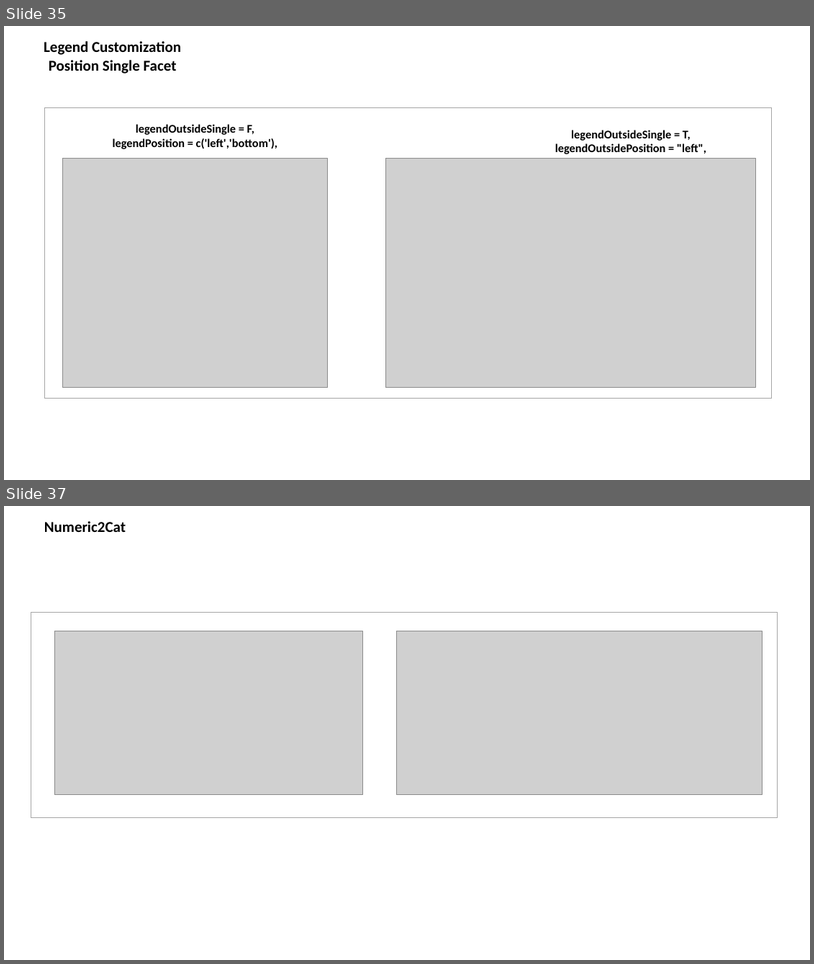
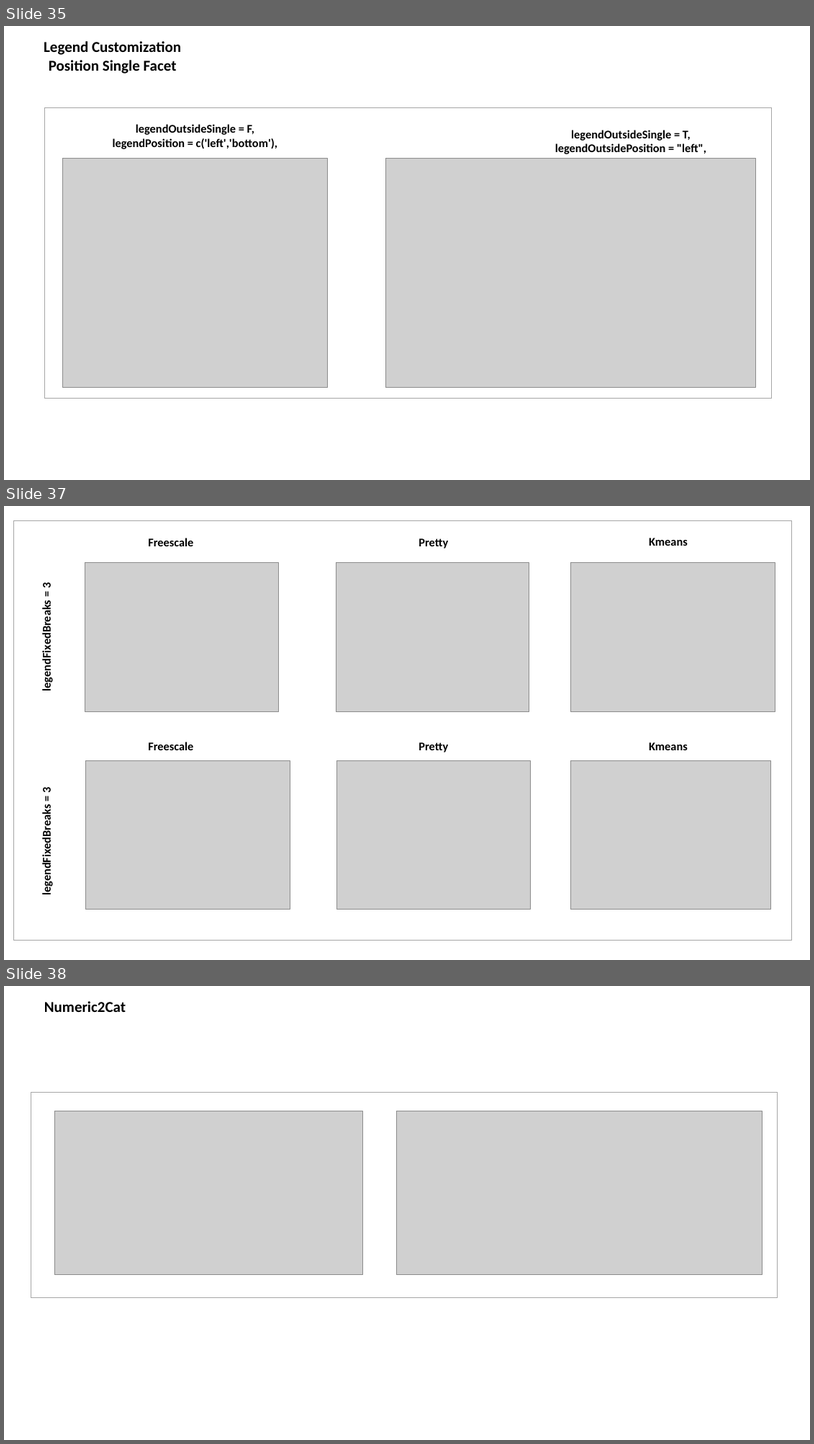
Before and after one commit to JGCRI/rmap, a slide deck: vignettes/vignetteFigs/00vignetteFigs.pptx. Shown one above the other, each under a label of ours: slides 35 and 37 before the commit, slides 35, 37 and 38 after it; the slides between them are not shown. The pictures are 814x964 and 814x1444 pixels, drawn with LibreOffice and Linux fonts; fonts in the diff are those of the drawing; grey boxes stand for pictures. Boxes give left, top, right and bottom in pixels: in the first picture for what was removed or moved away, otherwise in the second. Text is boxed around its words. In the diff, an @@ line names an element or a change of style, - is before the commit and + after.

Commit message:
Updating legend customization documentation

```diff
--- a/vignettes/vignetteFigs/00vignetteFigs.pptx
+++ b/vignettes/vignetteFigs/00vignetteFigs.pptx
@@ slide 37 added at bbox=[4, 506, 810, 960], background #FFFFFF @@
@@ rectangle added at bbox=[13, 520, 792, 939], outline #A6A6A6 1 pt @@
@@ text added at bbox=[148, 538, 193, 546], 14 pt, text #000000, bold @@
+Freescale
@@ text added at bbox=[419, 538, 448, 548], 14 pt, text #000000, bold @@
+Pretty
@@ text added at bbox=[649, 538, 688, 546], 14 pt, text #000000, bold @@
+Kmeans
@@ picture added at bbox=[85, 563, 278, 712] @@
@@ picture added at bbox=[336, 563, 529, 712] @@
@@ picture added at bbox=[571, 563, 775, 712] @@
@@ text added at bbox=[39, 583, 54, 688], 14 pt, text #000000, bold @@
+legendFixedBreaks = 3
@@ text added at bbox=[148, 741, 193, 750], 14 pt, text #000000, bold @@
+Freescale
@@ text added at bbox=[419, 742, 448, 752], 14 pt, text #000000, bold @@
+Pretty
@@ text added at bbox=[649, 742, 688, 750], 14 pt, text #000000, bold @@
+Kmeans
@@ picture added at bbox=[85, 761, 290, 909] @@
@@ picture added at bbox=[337, 761, 530, 909] @@
@@ picture added at bbox=[571, 761, 771, 909] @@
@@ text added at bbox=[39, 787, 54, 892], 14 pt, text #000000, bold @@
+legendFixedBreaks = 3
@@ what was slide 37 is now slide 38 @@
```
Also in this commit, not shown: 1 slide changed, 3 other files.
